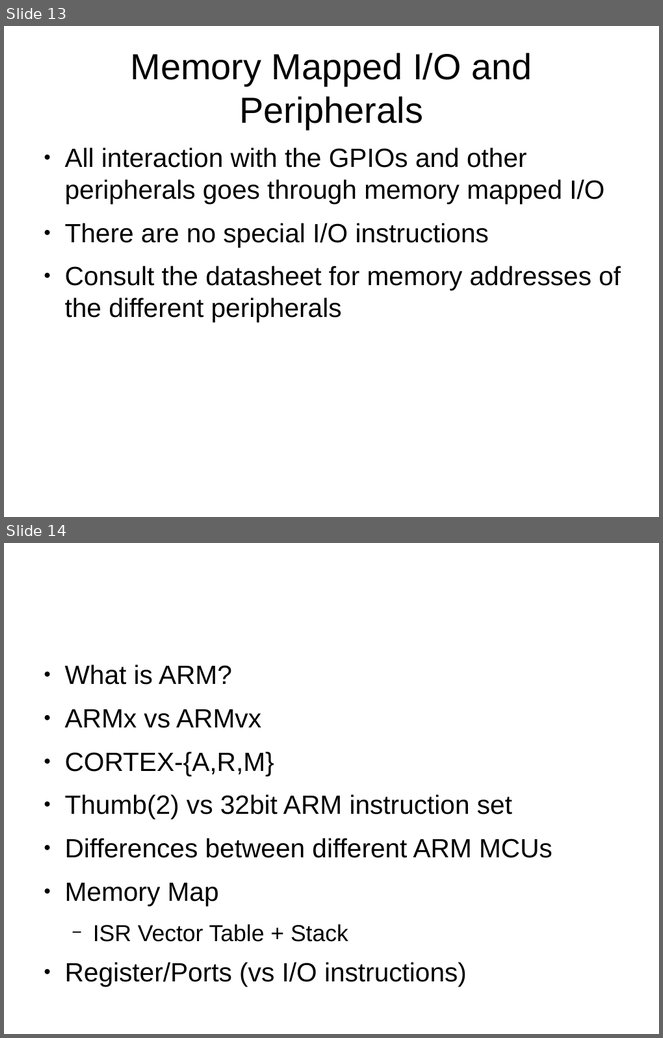
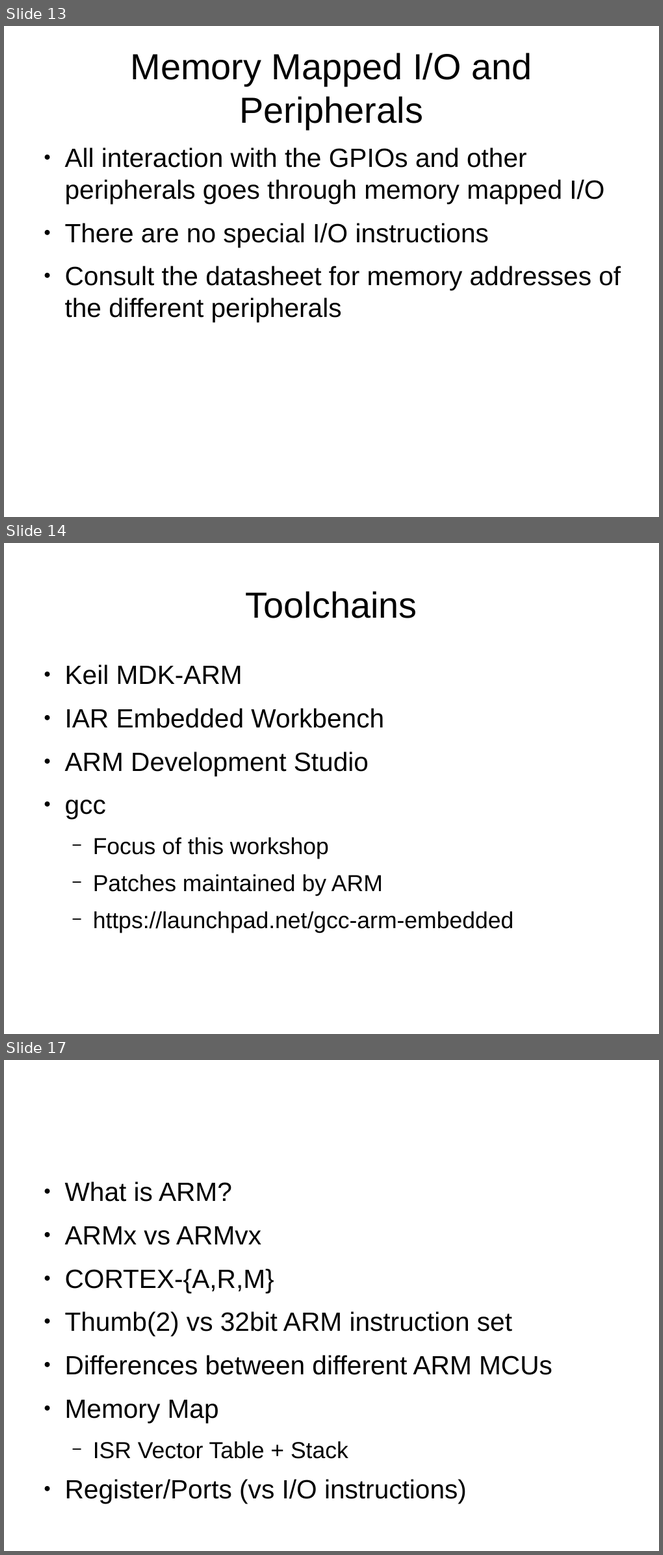
Before and after one commit to muccc/arm-workshop, a slide deck: arm-workshop.odp. Shown one above the other, each under a label of ours: slides 13 and 14 before the commit, slides 13, 14 and 17 after it; the slides between them are not shown. The pictures are 663x1038 and 663x1555 pixels, drawn with LibreOffice and Linux fonts; fonts in the diff are those of the drawing. Boxes give left, top, right and bottom in pixels: in the first picture for what was removed or moved away, otherwise in the second. Text is boxed around its words. In the diff, an @@ line names an element or a change of style, - is before the commit and + after.

```diff
--- a/arm-workshop.odp
+++ b/arm-workshop.odp
@@ slide 14 added at (4,543,659,1034), background #FFFFFF @@
@@ title added at (246,591,417,618), 44 pt, text #000000 @@
+Toolchains
@@ text added at (65,665,514,934), 28 pt, text #000000 @@
+● Keil MDK-ARM
+● IAR Embedded Workbench
+● ARM Development Studio
+● gcc
+  − Focus of this workshop
+  − Patches maintained by ARM
+  − https://launchpad.net/gcc-arm-embedded
@@ what was slide 14 is now slide 17 @@
```
Also in this commit, not shown: 2 other slides added.
